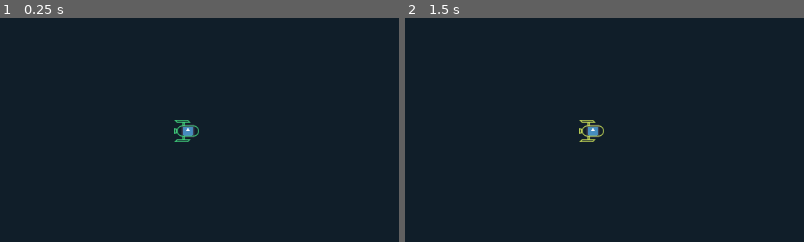
Above: before the commit, frames 1-2 (left to right).
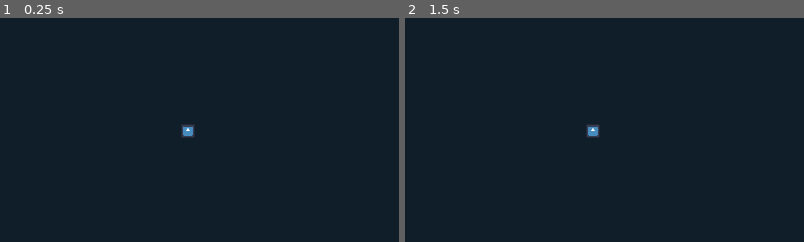
Above: after the commit, the same moments.

Repository: SpaceyLake/GRA
Game: Godot game, scene res://Scenes/world.tscn
Two runs of this game, one before a commit and one after it. Both use one fixed random seed, a clock stepped at 60 frames per second and the inputs below. The engine's default icon, where the game draws it, is replaced by a stand-in: a white triangle on a blue panel in a dark square.
Inputs (mouse positions are % of the whole screen's width and height, from its top left):
- Up to frame 1 (0.25 s): no input
- Up to frame 2 (1.5 s): tap Enter at 0.5 s; move the mouse to (24, 43) at 0.52 s; hold Shift (shift) 0.53-1.28 s; click (24, 43) at 0.67 s; tap Space at 1.25 s; tap Shift (shift) at 1.35 s; click (24, 43) at 1.42 s
The pictures show only the part of the screen within x 0-50%, y 18-68%; the shares and areas given below are measured in that part.

The runs differ from the first frame. In frame 1, 0.2% of the frame differs, in the area x 43-50%, y 45-56%; in frame 2, 0.2%.
Error before the commit: Invalid call. Nonexistent function 'select_ship' in base 'CharacterBody2D (delivery_ship.gd)'. (res://Scripts/base.gd:67)

Commit message:
Delivery ship knows the base position

Diff:
--- a/Scripts/delivery_ship.gd
+++ b/Scripts/delivery_ship.gd
@@ -4,12 +4,12 @@
 var selected:bool = false
 var destinations:Array = []
 var cargo: int = 0
+var base_position:Vector2
 
 func _ready():
 	mouse_entered.connect(is_howering)
 	mouse_exited.connect(is_not_howering)
 	$Node/PathLine.add_point(global_position)
-
 
 func _physics_process(delta):
 	if not destinations.is_empty() and global_position.distance_to(destinations.front().global_position) < velocity.length()*delta:
@@ -31,14 +31,9 @@
 func _input(event):
 	if event is InputEventMouseButton and event.button_index == MOUSE_BUTTON_LEFT and event.is_pressed():
 		if howered:
-			selected = true
-			$Sprite2D.modulate = Color("#BDD156")
+			select_ship(true)
 		else:
-			selected = false
-			$Sprite2D.modulate = Color("#3fc778")
-		$Node/PathLine.visible = selected
-		for marker in destinations:
-				marker.visible = selected
+			select_ship(false)
 	elif selected and event is InputEventMouseButton and event.button_index == MOUSE_BUTTON_RIGHT and event.is_pressed():
 		if not Input.is_action_pressed("shift"):
 			for marker in destinations:
@@ -49,17 +44,36 @@
 		destinations.append(path_marker_pool.request_path_marker(get_global_mouse_position()))
 		$Node/PathLine.add_point(get_global_mouse_position())
 
+func set_base_position(new_position):
+	base_position = new_position
+
+func select_ship(select:bool):
+	selected = select
+	$Sprite2D.modulate = Color("#BDD156") if selected else Color("#3fc778")
+	$Node/PathLine.visible = selected
+	for marker in destinations:
+		marker.visible = selected
+
 func deliver(delivering_cargo:int):
 	var delivered_cargo:int = min(cargo, delivering_cargo)
 	cargo = delivered_cargo
 	return delivered_cargo
 
 func add_waypoint(pos:Vector2):
-	destinations.append(path_marker_pool.request_path_marker(pos))
+	var marker = path_marker_pool.request_path_marker(pos)
+	marker.visible = selected
+	destinations.append(marker)
 	$Node/PathLine.add_point(pos)
+
+func set_goal_roation():
+	if not destinations.is_empty():
+		global_rotation = global_position.angle_to_point(destinations.front().global_position)
 
 func is_howering():
 	howered = true
 
 func is_not_howering():
 	howered = false
+
+func restart_particles():
+	$GPUParticles2D.restart()
